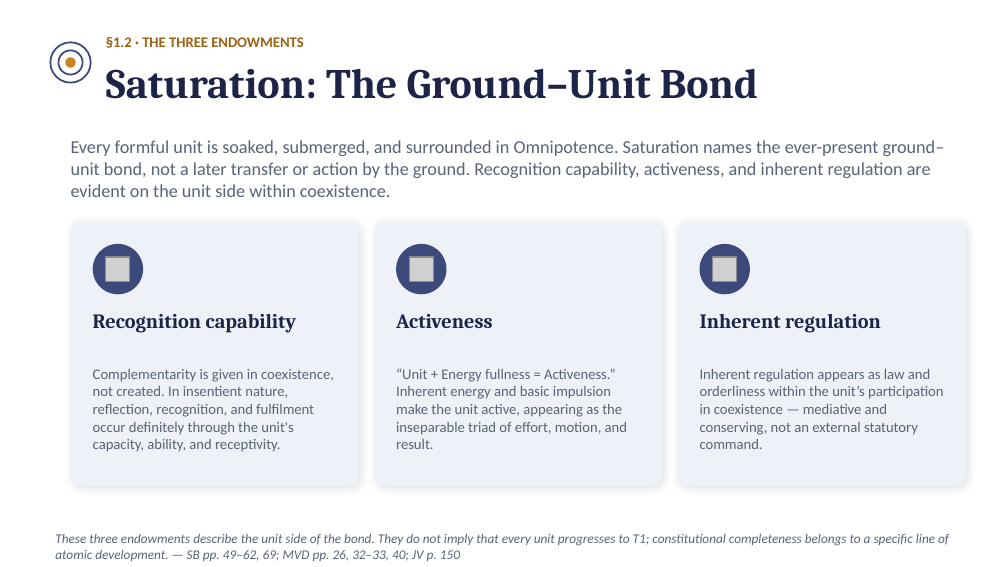
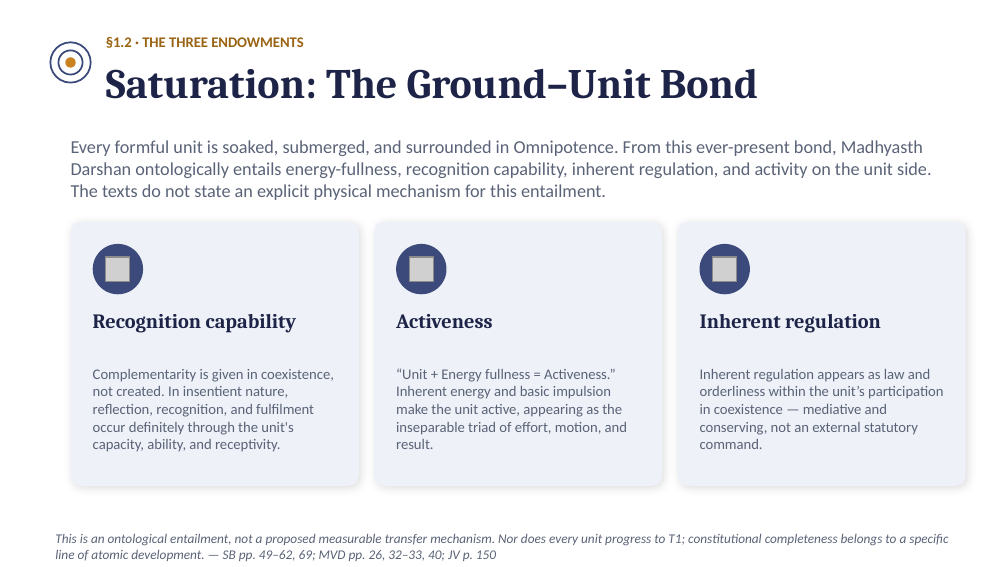
Before and after one commit to raghavamohan/AnalyticMadhyasthDarshan, a slide deck: slide 6 of Studies/The-Ontology-of-Coexistence/The-Ontology-of-Existence-Madhyasth-Darshan.pptx. Drawn at 1008x567 pixels with LibreOffice and Linux fonts; fonts in the diff are those of the drawing; grey boxes stand for pictures. Boxes give left, top, right and bottom in pixels: in the first picture for what was removed or moved away, otherwise in the second. Text is boxed around its words. In the diff, an @@ line names an element or a change of style, - is before the commit and + after.

```diff
--- a/Studies/The-Ontology-of-Coexistence/The-Ontology-of-Existence-Madhyasth-Darshan.pptx
+++ b/Studies/The-Ontology-of-Coexistence/The-Ontology-of-Existence-Madhyasth-Darshan.pptx
@@ text at (71,140,931,200): text changed @@
-Every formful unit is soaked, submerged, and surrounded in Omnipotence. Saturation names the ever-present ground–unit bond, not a later transfer or action by the ground. Recognition capability, activeness, and inherent regulation are evident on the unit side within coexistence.
+Every formful unit is soaked, submerged, and surrounded in Omnipotence. From this ever-present bond, Madhyasth Darshan ontologically entails energy-fullness, recognition capability, inherent regulation, and activity on the unit side. The texts do not state an explicit physical mechanism for this entailment.
@@ text at (55,534,948,561): text changed @@
-These three endowments describe the unit side of the bond. They do not imply that every unit progresses to T1; constitutional completeness belongs to a specific line of atomic development. — SB pp. 49–62, 69; MVD pp. 26, 32–33, 40; JV p. 150
+This is an ontological entailment, not a proposed measurable transfer mechanism. Nor does every unit progress to T1; constitutional completeness belongs to a specific line of atomic development. — SB pp. 49–62, 69; MVD pp. 26, 32–33, 40; JV p. 150
```
Also in this commit, not shown: 14 other slides changed, 2 slides added, 18 other files.
